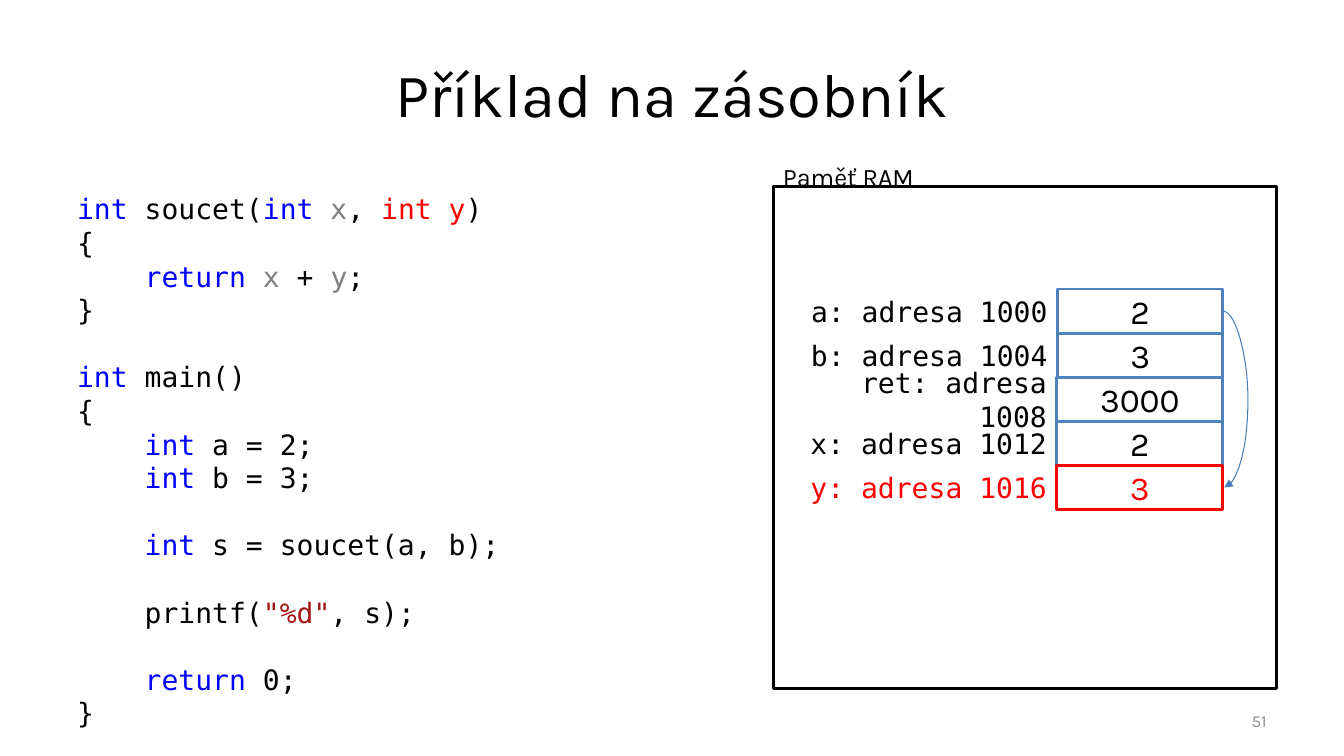
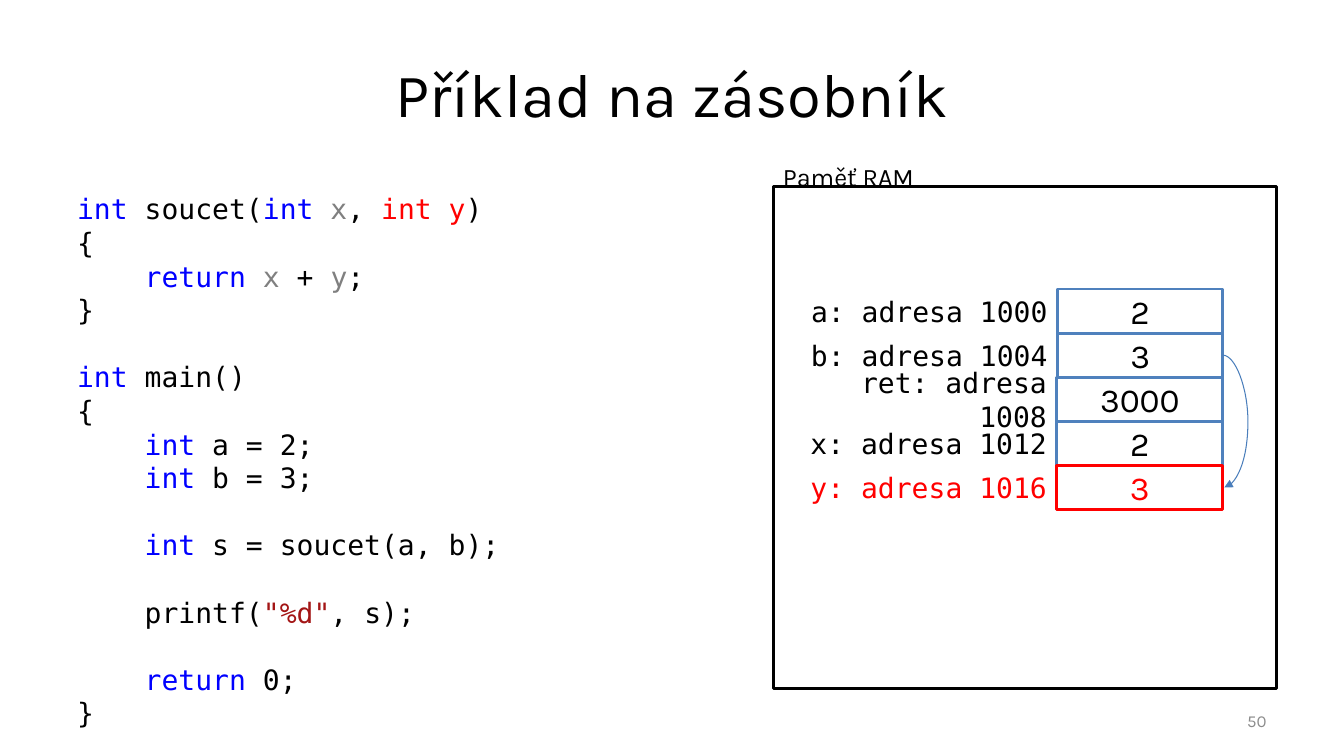
Before and after one commit to ekral/FAI, a slide deck: slide 50 of OPCPP/presentations/01_prezentace_OPR_promenne_zasobnik.pptx (slide 51 before the commit). Drawn at 1344x756 pixels with LibreOffice and Linux fonts; fonts in the diff are those of the drawing. Boxes give left, top, right and bottom in pixels: in the first picture for what was removed or moved away, otherwise in the second. Text is boxed around its words. In the diff, an @@ line names an element or a change of style, - is before the commit and + after.

```diff
--- a/OPCPP/presentations/01_prezentace_OPR_promenne_zasobnik.pptx
+++ b/OPCPP/presentations/01_prezentace_OPR_promenne_zasobnik.pptx
@@ curved arrow moved from (1223, 312) - (1225, 488) to (1223, 355) - (1225, 488) @@
@@ page number at <box>1247,716,1266,727</box>: text changed @@
-51
+50
```
Also in this commit, not shown: 5 other slides changed, 1 slide removed.
